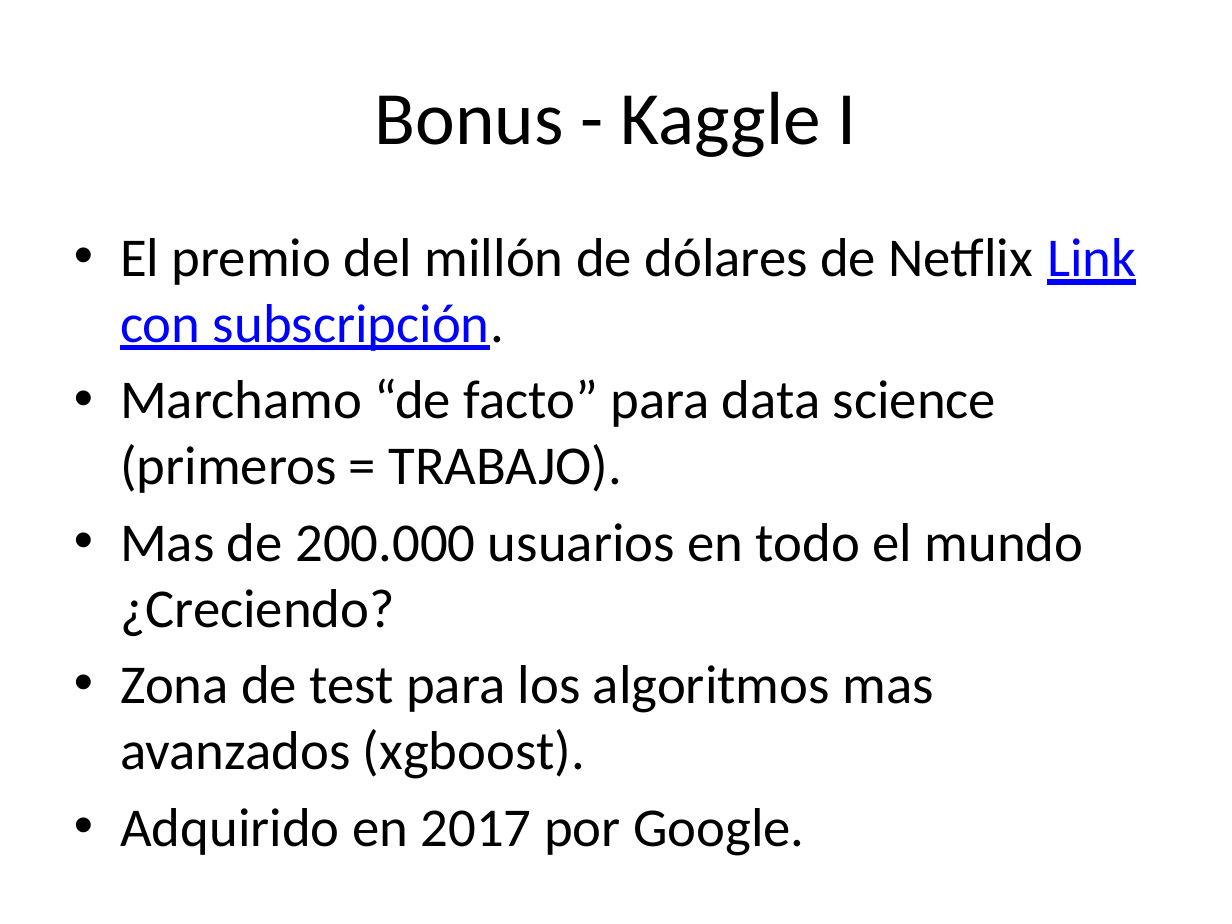
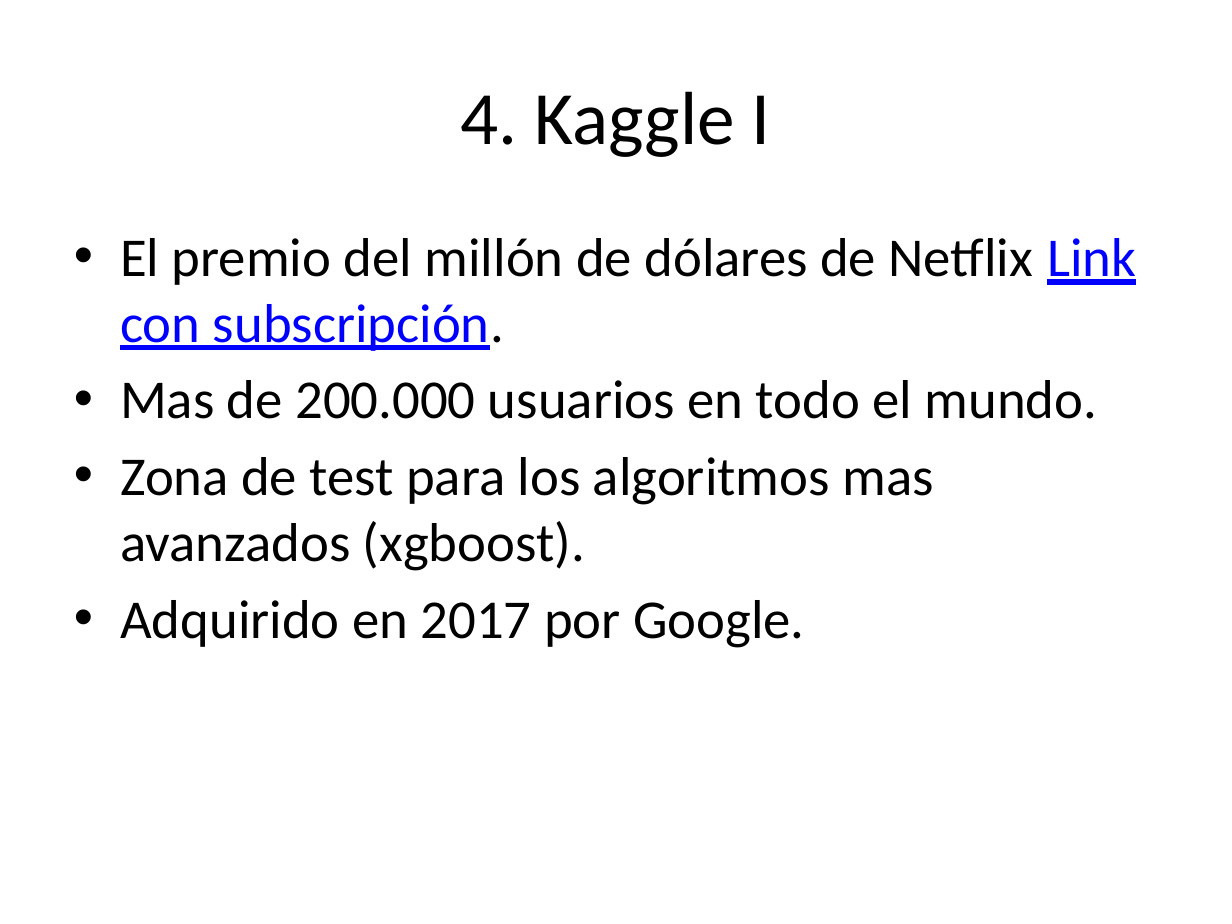
Before and after one commit to santiagomota/datos-madrid-presentacion, a slide deck: slide 10 of docs/index.pptx (slide 32 before the commit). Drawn at 1232x924 pixels with LibreOffice and Linux fonts; fonts in the diff are those of the drawing. Boxes give left, top, right and bottom in pixels: in the first picture for what was removed or moved away, otherwise in the second. Text is boxed around its words. In the diff, an @@ line names an element or a change of style, - is before the commit and + after.

```diff
--- a/docs/index.pptx
+++ b/docs/index.pptx
@@ title at [461, 91, 771, 157]: text changed @@
-Bonus - Kaggle I
+4. Kaggle I
@@ text at [120, 380, 1098, 419]: text changed @@
-• Marchamo “de facto” para data science (primeros = TRABAJO).
-• Mas de 200.000 usuarios en todo el mundo ¿Creciendo?
+• Mas de 200.000 usuarios en todo el mundo.
```
Also in this commit, not shown: 3 other slides changed, 25 slides removed, 2 other files.
